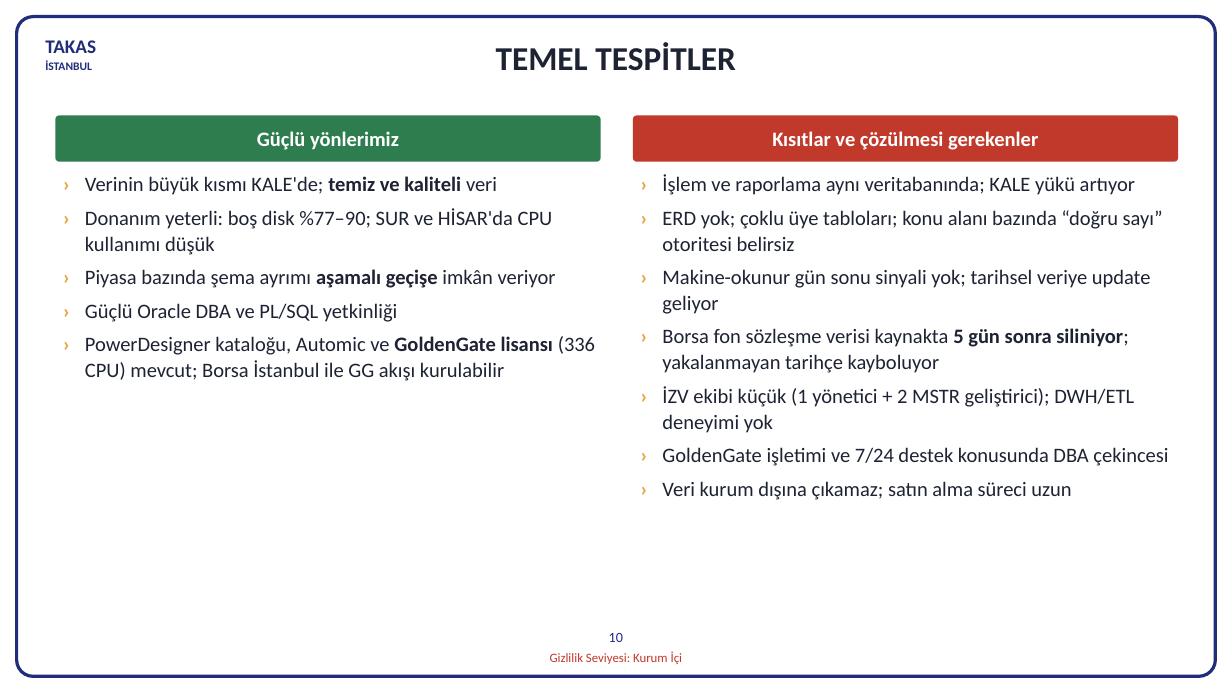
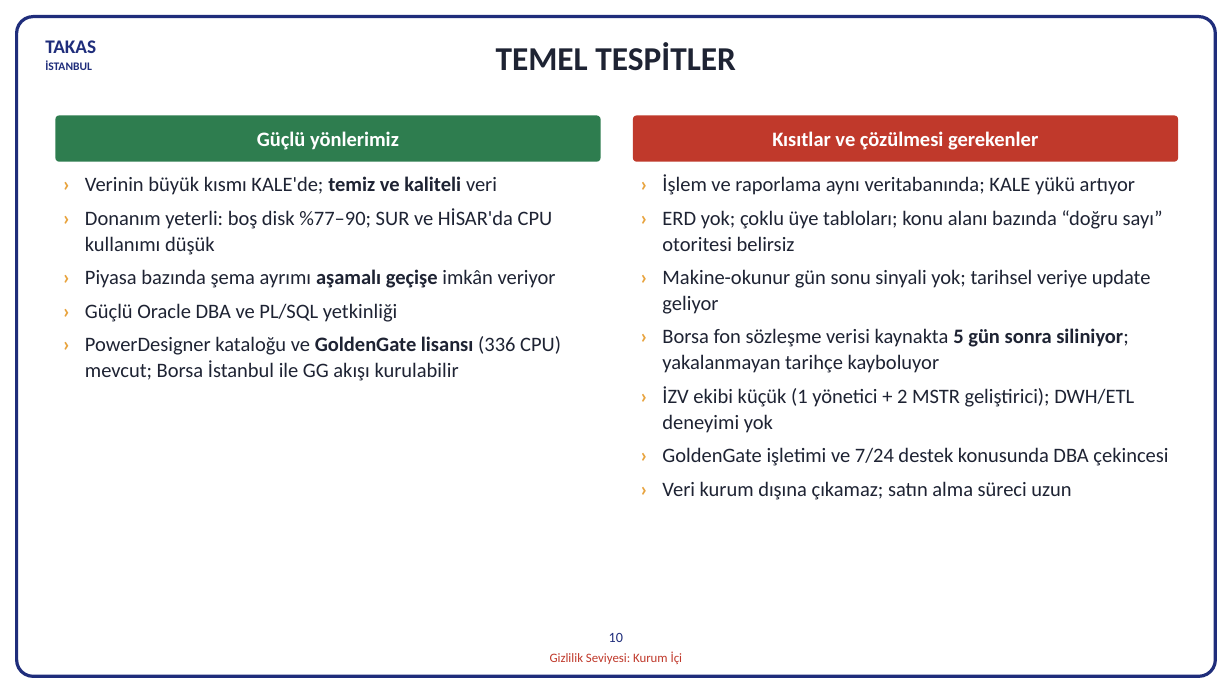
Before and after one commit to hanifidemirel0/Cursor-Projects, a slide deck: slide 10 of outputs/dwh-sunum-kasim-2026/5 - DWHSunum_Kasim2026.pptx. Drawn at 1232x693 pixels with LibreOffice and Linux fonts; fonts in the diff are those of the drawing. Boxes give left, top, right and bottom in pixels: in the first picture for what was removed or moved away, otherwise in the second. Text is boxed around its words. In the diff, an @@ line names an element or a change of style, - is before the commit and + after.

```diff
--- a/outputs/dwh-sunum-kasim-2026/5 - DWHSunum_Kasim2026.pptx
+++ b/outputs/dwh-sunum-kasim-2026/5 - DWHSunum_Kasim2026.pptx
@@ text at bbox=[85, 336, 561, 381]: text changed @@
-› PowerDesigner kataloğu, Automic ve GoldenGate lisansı (336 CPU) mevcut; Borsa İstanbul ile GG akışı kurulabilir
+› PowerDesigner kataloğu ve GoldenGate lisansı (336 CPU) mevcut; Borsa İstanbul ile GG akışı kurulabilir
```
Also in this commit, not shown: 3 other slides changed, 10 other files.
